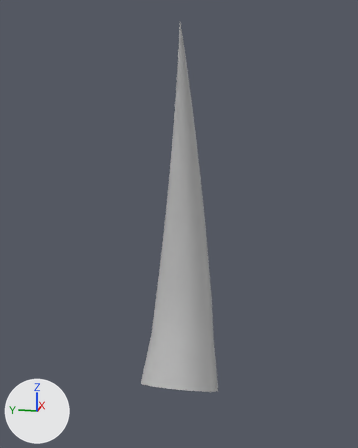
The FBX model Assets/Models/Models_Final/Piller_Zahn.fbx as it was, and as the next commit left it.
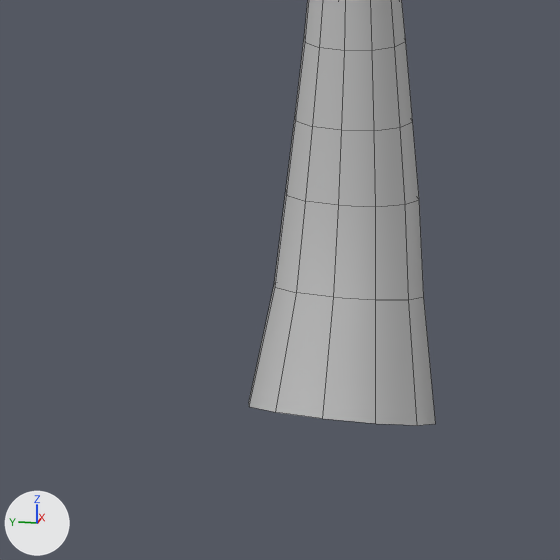
Each version is shown whole from a camera (50 mm lens) standing at (-2.468, -0.491, 1.433) and looking at (0.041, 0.011, 0.806), then close up on the part from 11% to 75% of the width and 48% to 100% of the height. The lights are fixed; the arrows at lower left show +X, +Y and +Z. The close-ups show mesh edges as thin lines. Where no turn or scale is listed for an object, it has been applied to the vertices.

Names of what the first close-up shows: 'sweep6'.
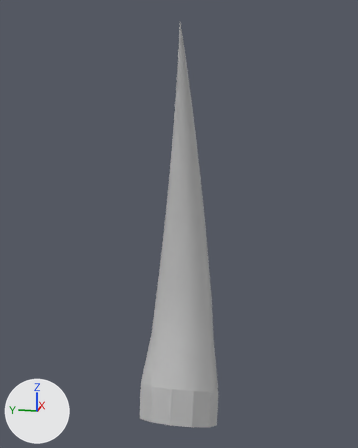
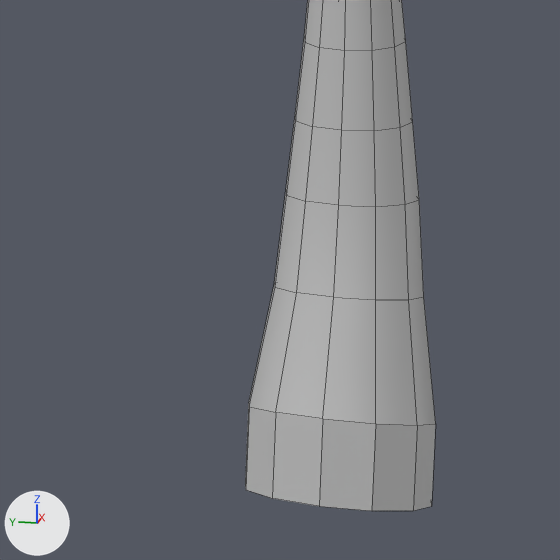
Changed parts and their boxes (x1, y1, x2, y2) in the close-ups (560 x 560 px):
'sweep6', reshaped
    before: (249, 0, 435, 425)
    after: (245, 0, 435, 511)
part 1 of me_mesh, added
    after: (245, 403, 435, 511)

The change in detail:
me_mesh has 132 vertices, 120 faces and spans x -0.21..0.28, y -0.22..0.22, z -0.23..1.81.
me_mesh is used by ob_sweep6; location (0.0, 0.0, 0.0).
Verts and faces of me_mesh; kept vertices keep their numbers, new ones are numbered from 132.
Before the commit, vertices of me_mesh: 0 (-0.21, 0.0, -0.02) at pixel (322, 418), 1 (-0.18, -0.11, -0.03) at pixel (375, 423), 2 (-0.11, -0.19, -0.07) at pixel (417, 425), 3 (-0.01, -0.22, -0.13) at pixel (435, 423), 4 (0.09, -0.19, -0.18).
Before the commit, vertices of me_mesh: 5 (0.16, -0.11, -0.22), 6 (0.18, 0.0, -0.23), 7 (0.16, 0.11, -0.22), 8 (0.09, 0.19, -0.18), 9 (-0.01, 0.22, -0.13) at pixel (248, 403).
Before the commit, vertices of me_mesh: 10 (-0.11, 0.19, -0.07) at pixel (249, 406), 11 (-0.18, 0.11, -0.03) at pixel (275, 412).
Part 1, on me_mesh:
New vertices 132 to 136 stand at vertices 0, 1, 2, 10, 11, in that order, plus (-0.04, 0.0, -0.19).
New vertices 137 to 140 stand at vertices 4, 5, 7, 8, in that order, plus (0.04, 0.0, -0.19).
New vertex 141 is at (-0.05, -0.22, -0.31), pixel (431, 506).
New vertex 142 is at (0.23, 0.0, -0.42).
New vertex 143 is at (-0.05, 0.22, -0.31), pixel (245, 483).
New faces: (0, 132, 133, 1), (1, 133, 134, 2), (2, 134, 141, 3), (3, 141, 137, 4), (4, 137, 138, 5), (5, 138, 142, 6).
New faces: (6, 142, 139, 7), (7, 139, 140, 8), (8, 140, 143, 9), (9, 143, 135, 10), (10, 135, 136, 11), (0, 11, 136, 132).
